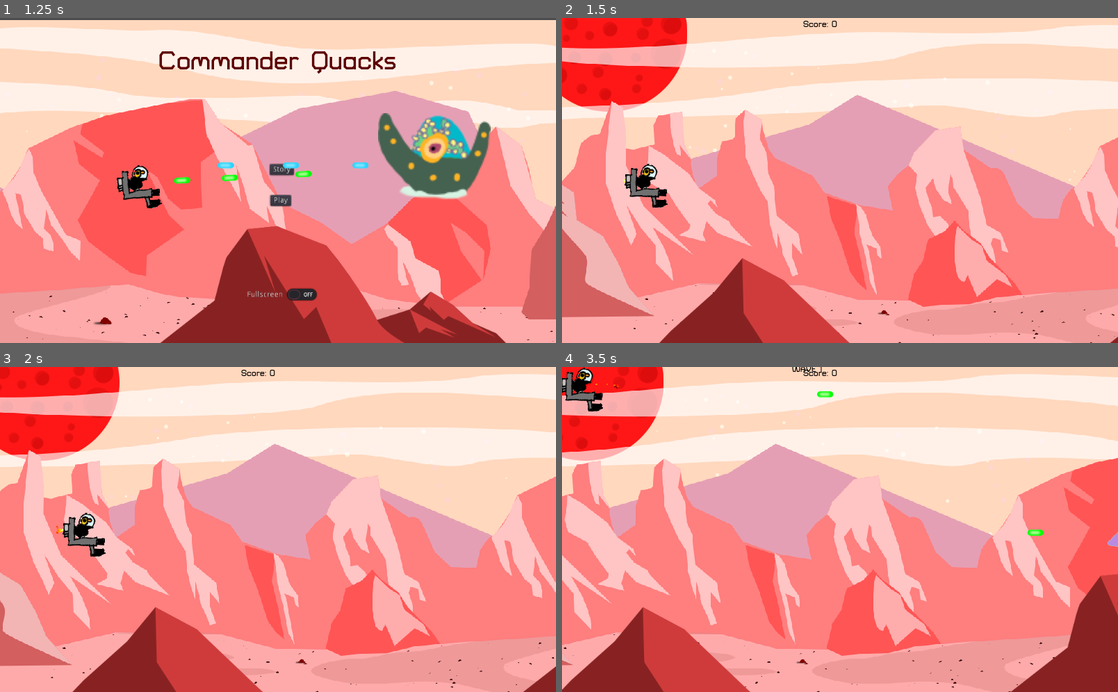
Above: before the commit, frames 1-4 (two rows, left to right).
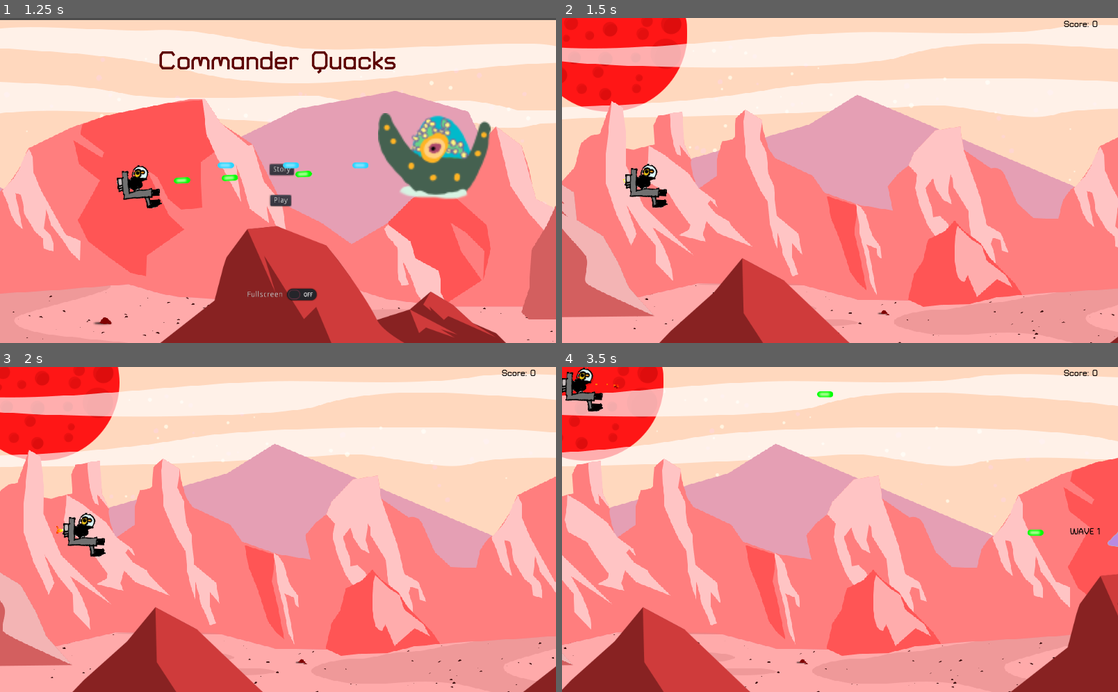
Above: after the commit, the same moments.

Repository: the-g-force/FamJam-January2021
Game: Godot game, scene res://src/SplashScreen.tscn
The game is run twice, just before and just after one commit, with the same random seed, the same clock (stepped at 60 frames per second) and the same inputs.
Inputs (mouse positions are in pixels of both pictures, inside the frame that each line leads up to):
- Up to frame 1 (1.25 s): tap Enter at 0.5 s; move the mouse to (250, 245) at 0.52 s; hold W (move_up) from 0.53 s (still down); tap Space (fire) at 0.6 s; click (250, 245) at 0.67 s
- Up to frame 2 (1.5 s): release W (move_up) at 1.25 s; click "Play" at 1.25 s
- Up to frame 3 (2 s): no input
- Up to frame 4 (3.5 s): move the mouse to (1006, 578) at 2.02 s; hold W (move_up) 2.03-2.78 s; tap Space (fire) at 2.1, 2.85 s; move the mouse to (673, 480) at 2.77 s; hold A (move_left) from 2.78 s (still down)

Frame 1 is identical in both runs. In frame 2, 0.1% of the frame differs, in the area x 43-97%, y 0-3%; in frame 3, 0.1%; in frame 4, 0.2%, in the area x 41-97%, y 0-52%.

Commit message:
Beautify death screen
Part of this involved changing the level to a Control, so that controls could
be embedded in it properly

Diff:
--- a/project/src/DeathControl.tscn
+++ b/project/src/DeathControl.tscn
@@ -1,6 +1,22 @@
-[gd_scene load_steps=2 format=2]
+[gd_scene load_steps=7 format=2]
 
 [ext_resource path="res://src/DeathControl.gd" type="Script" id=1]
+[ext_resource path="res://fonts/TurretRoad-Bold.ttf" type="DynamicFontData" id=2]
+[ext_resource path="res://fonts/TurretRoad-Regular.ttf" type="DynamicFontData" id=3]
+
+[sub_resource type="DynamicFont" id=1]
+size = 48
+outline_size = 4
+outline_color = Color( 0.203922, 0.203922, 0.203922, 1 )
+font_data = ExtResource( 2 )
+
+[sub_resource type="DynamicFont" id=2]
+size = 18
+font_data = ExtResource( 2 )
+
+[sub_resource type="DynamicFont" id=3]
+size = 18
+font_data = ExtResource( 3 )
 
 [node name="DeathControl" type="Control"]
 anchor_right = 1.0
@@ -11,28 +27,42 @@
 }
 
 [node name="Label" type="Label" parent="."]
-margin_left = 469.87
-margin_top = 247.634
-margin_right = 509.87
-margin_bottom = 261.634
-text = "Good words for dead duck"
+anchor_left = 0.5
+anchor_right = 0.5
+margin_left = -126.0
+margin_top = 205.972
+margin_right = 126.0
+margin_bottom = 258.972
+custom_fonts/font = SubResource( 1 )
+custom_colors/font_color = Color( 1, 0, 0, 1 )
+text = "Game Over"
 
 [node name="MenuButton" type="Button" parent="."]
-margin_left = 511.143
-margin_top = 311.13
-margin_right = 594.143
-margin_bottom = 331.13
+anchor_left = 0.5
+anchor_top = 0.5
+anchor_right = 0.5
+anchor_bottom = 0.5
+margin_left = -67.5
+margin_top = 27.4716
+margin_right = 67.5
+margin_bottom = 80.4716
+custom_fonts/font = SubResource( 2 )
 text = "Main Menu"
 __meta__ = {
 "_edit_use_anchors_": false
 }
 
 [node name="PlayAgainButton" type="Button" parent="."]
-margin_left = 523.842
-margin_top = 350.815
-margin_right = 535.842
-margin_bottom = 370.815
-text = "PlayAgain"
+anchor_left = 0.5
+anchor_top = 0.5
+anchor_right = 0.5
+anchor_bottom = 0.5
+margin_left = -67.5
+margin_top = 97.9716
+margin_right = 67.5
+margin_bottom = 145.972
+custom_fonts/font = SubResource( 3 )
+text = "Play Again"
 __meta__ = {
 "_edit_use_anchors_": false
 }
--- a/project/src/Level.gd
+++ b/project/src/Level.gd
@@ -1,4 +1,4 @@
-extends Node2D
+extends Control
 
 const _DeathControl := preload("res://src/DeathControl.tscn")
 
--- a/project/src/Level.tscn
+++ b/project/src/Level.tscn
@@ -10,8 +10,13 @@
 [ext_resource path="res://src/DeathControl.tscn" type="PackedScene" id=9]
 [ext_resource path="res://src/Spawner.tscn" type="PackedScene" id=10]
 
-[node name="Level" type="Node2D"]
+[node name="Level" type="Control"]
+anchor_right = 1.0
+anchor_bottom = 1.0
 script = ExtResource( 2 )
+__meta__ = {
+"_edit_use_anchors_": false
+}
 
 [node name="ParallaxBackground" type="ParallaxBackground" parent="."]
 
